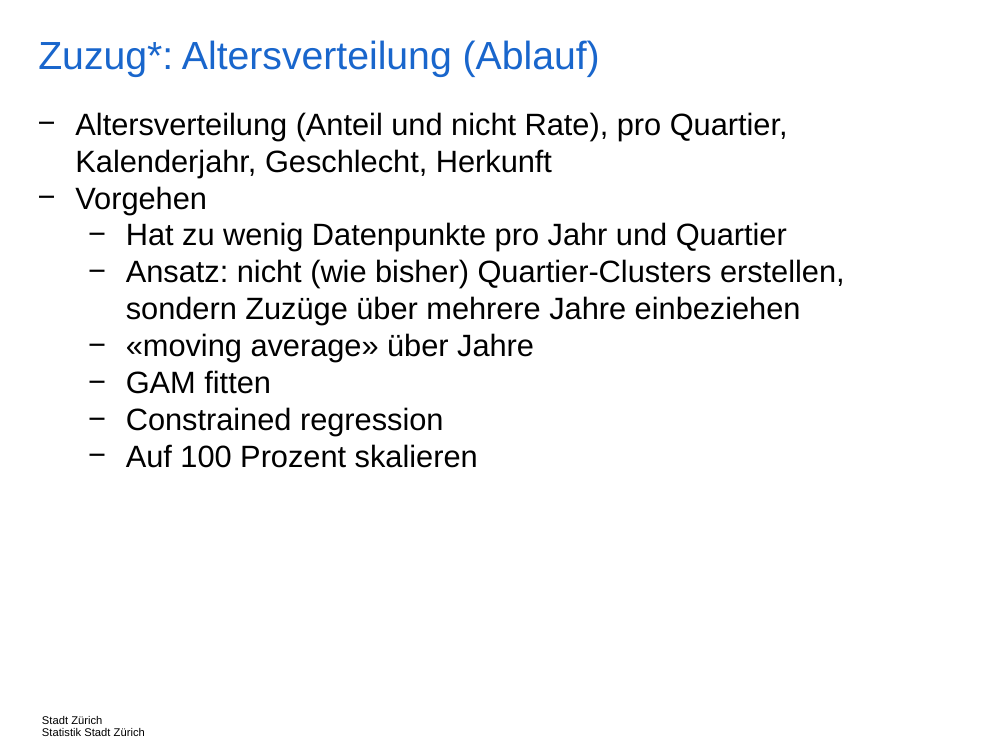
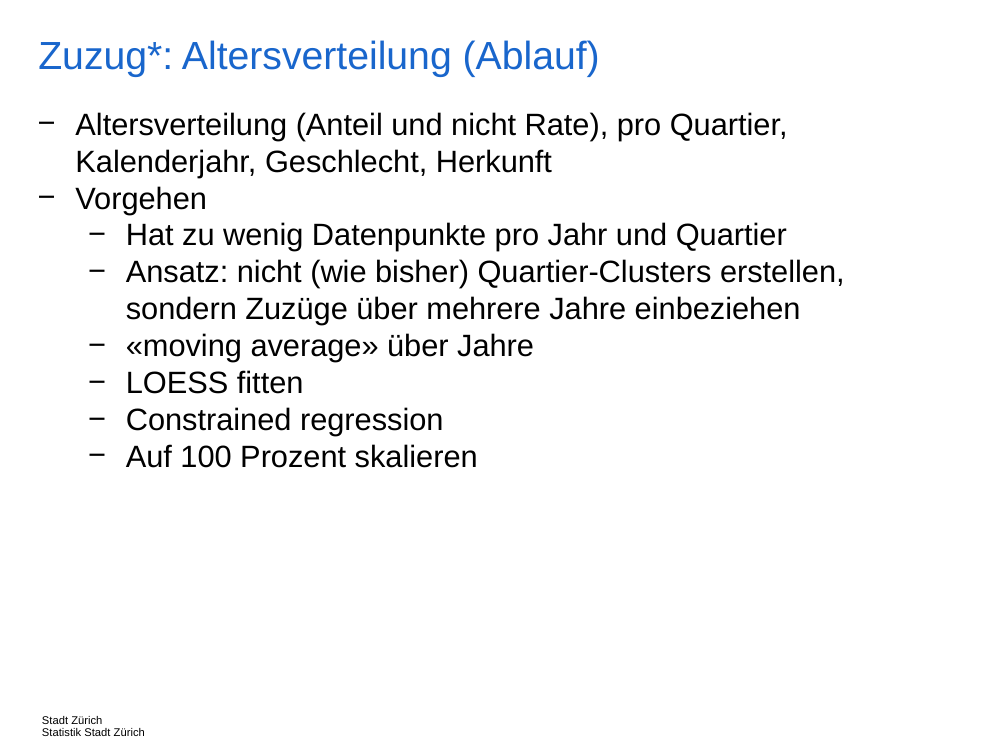
Before and after one commit to StatistikStadtZuerich/BevSzen, a slide deck: slide 30 of 2020phase2/5_Documentation/Concepts.pptx. Drawn at 1008x756 pixels with LibreOffice and Linux fonts; fonts in the diff are those of the drawing. Boxes give left, top, right and bottom in pixels: in the first picture for what was removed or moved away, otherwise in the second. Text is boxed around its words. In the diff, an @@ line names an element or a change of style, - is before the commit and + after.

```diff
--- a/2020phase2/5_Documentation/Concepts.pptx
+++ b/2020phase2/5_Documentation/Concepts.pptx
@@ text at (126,370,304,394): text changed @@
-  − GAM fitten
+  − LOESS fitten
```
Also in this commit, not shown: 3 other slides changed, 4 other files.
